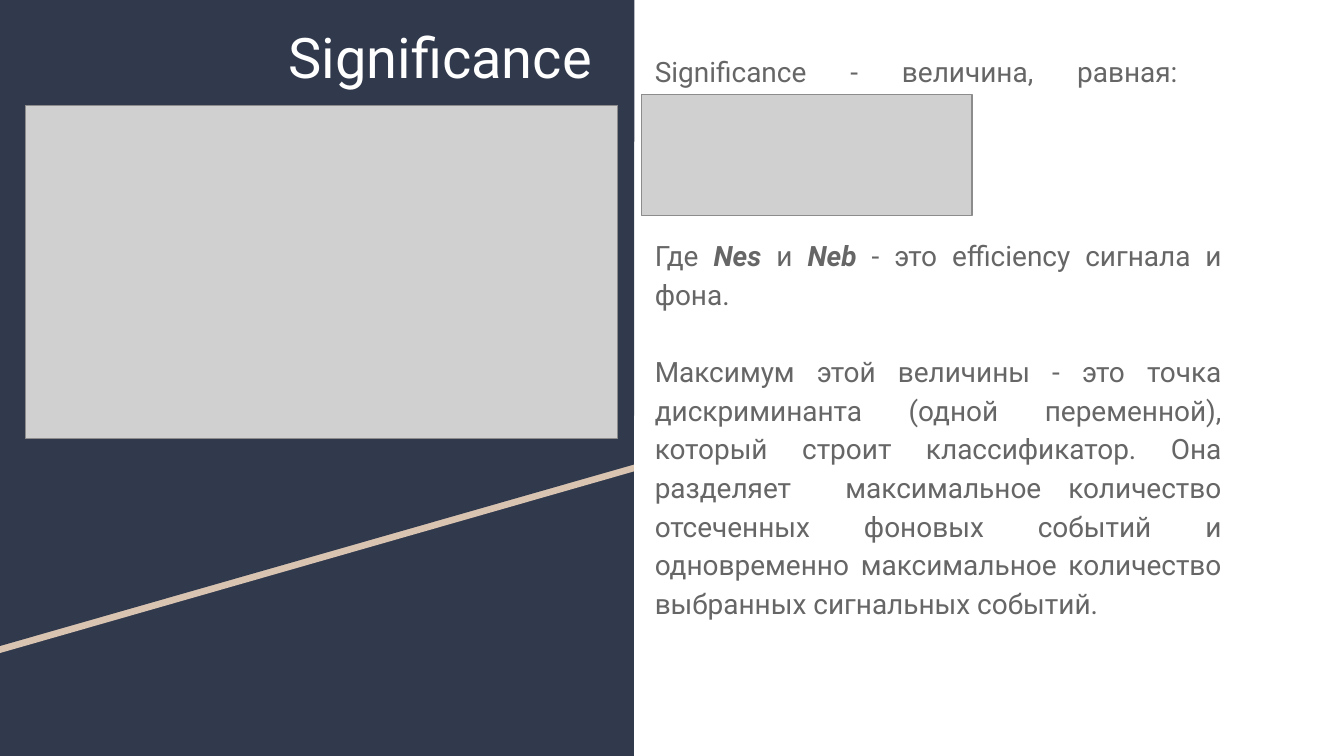
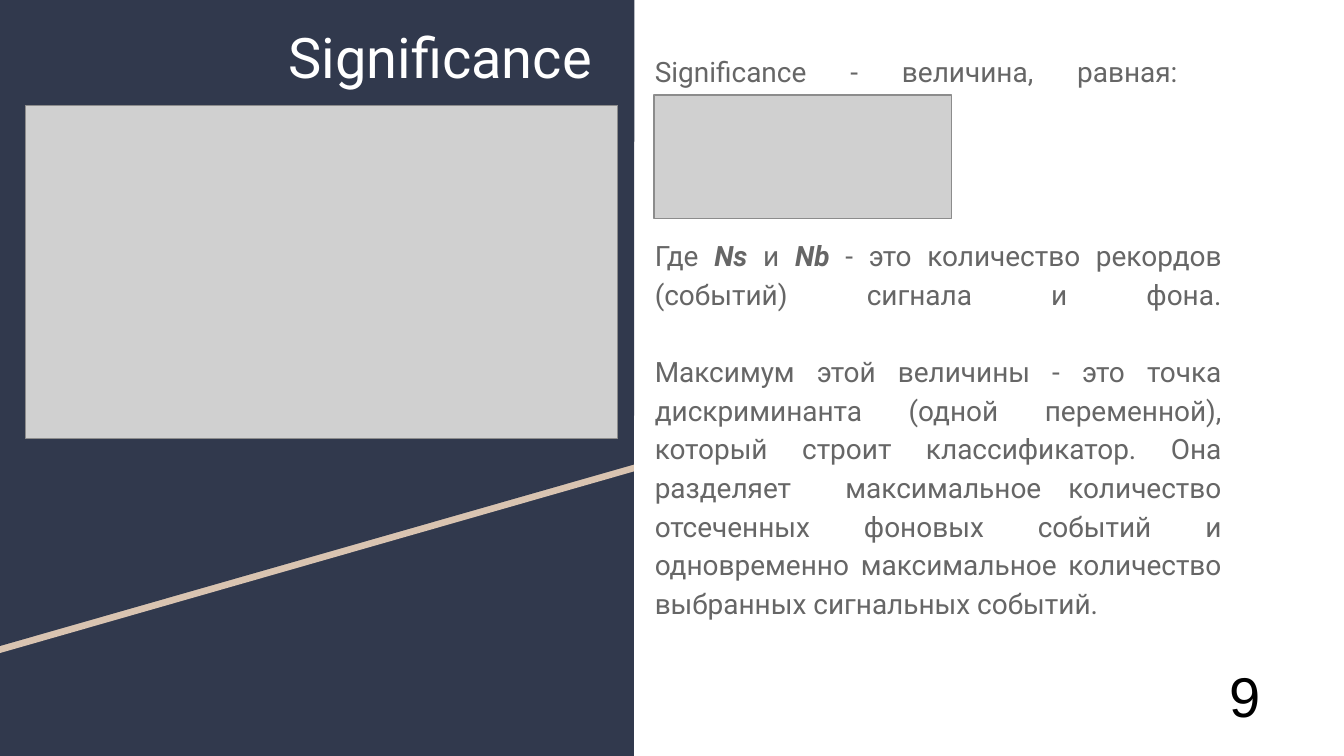
Before and after one commit to AlexanderUzunyan/TestProject, a slide deck: slide 11 of neuro/doc/TMVA.odp (slide 17 before the commit). Drawn at 1344x756 pixels with LibreOffice and Linux fonts; fonts in the diff are those of the drawing; grey boxes stand for pictures. Boxes give left, top, right and bottom in pixels: in the first picture for what was removed or moved away, otherwise in the second. Text is boxed around its words. In the diff, an @@ line names an element or a change of style, - is before the commit and + after.

```diff
--- a/neuro/doc/TMVA.odp
+++ b/neuro/doc/TMVA.odp
@@ picture resized from (x1=641, y1=95, x2=972, y2=216) to (x1=655, y1=95, x2=952, y2=219) @@
@@ text at (x1=655, y1=245, x2=1222, y2=620): text changed @@
-Где Nes и Neb - это efficiency сигнала и фона.
-Максимум этой величины - это точка дискриминанта (одной переменной), который строит классификатор. Она разделяет максимальное количество отсеченных фоновых событий и одновременно максимальное количество выбранных сигнальных событий.
+Где Ns и Nb - это количество рекордов (событий) сигнала и фона.
+Максимум этой величины - это точка дискриминанта (одной переменной), который строит классификатор. Она разделяет максимальное количество отсеченных фоновых событий и одновременно максимальное количество выбранных сигнальных событий.
@@ title added at (x1=1230, y1=678, x2=1261, y2=718), 30 pt, text #000000 @@
+9
```
Also in this commit, not shown: 14 other slides changed, 3 slides added.
